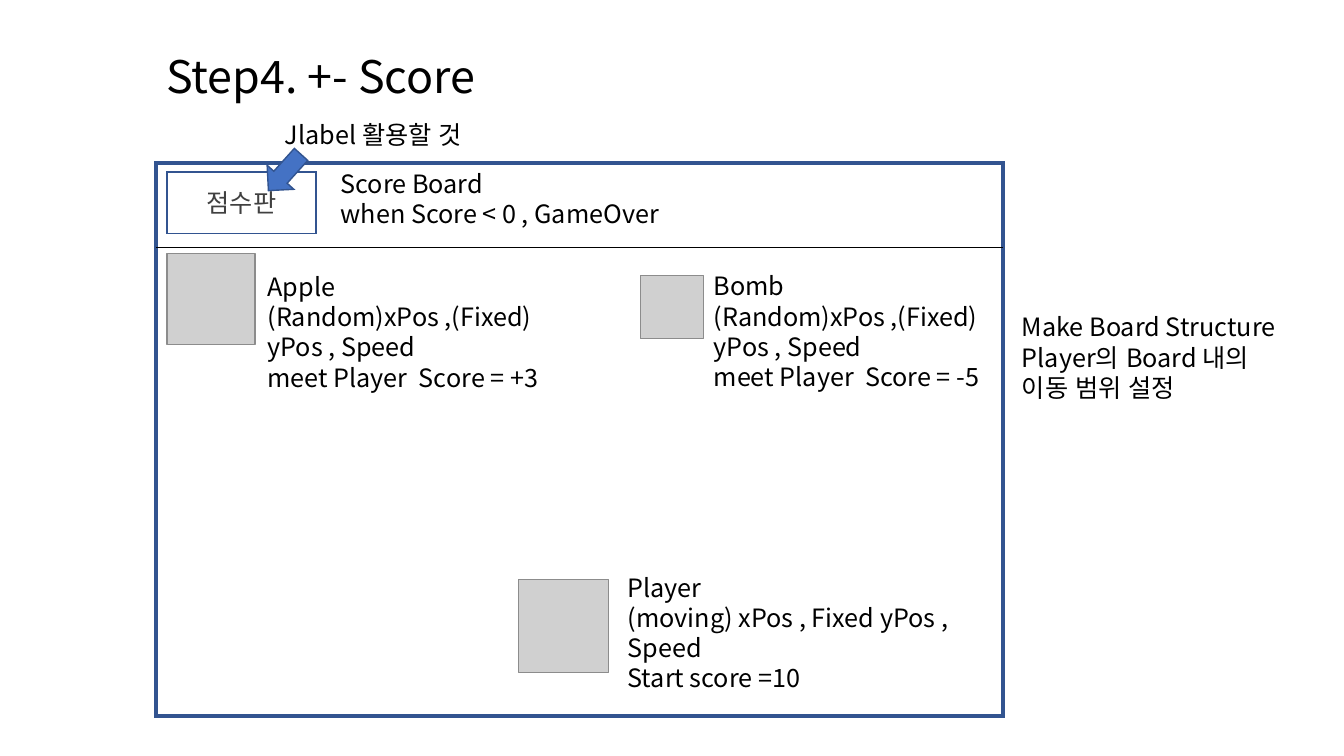
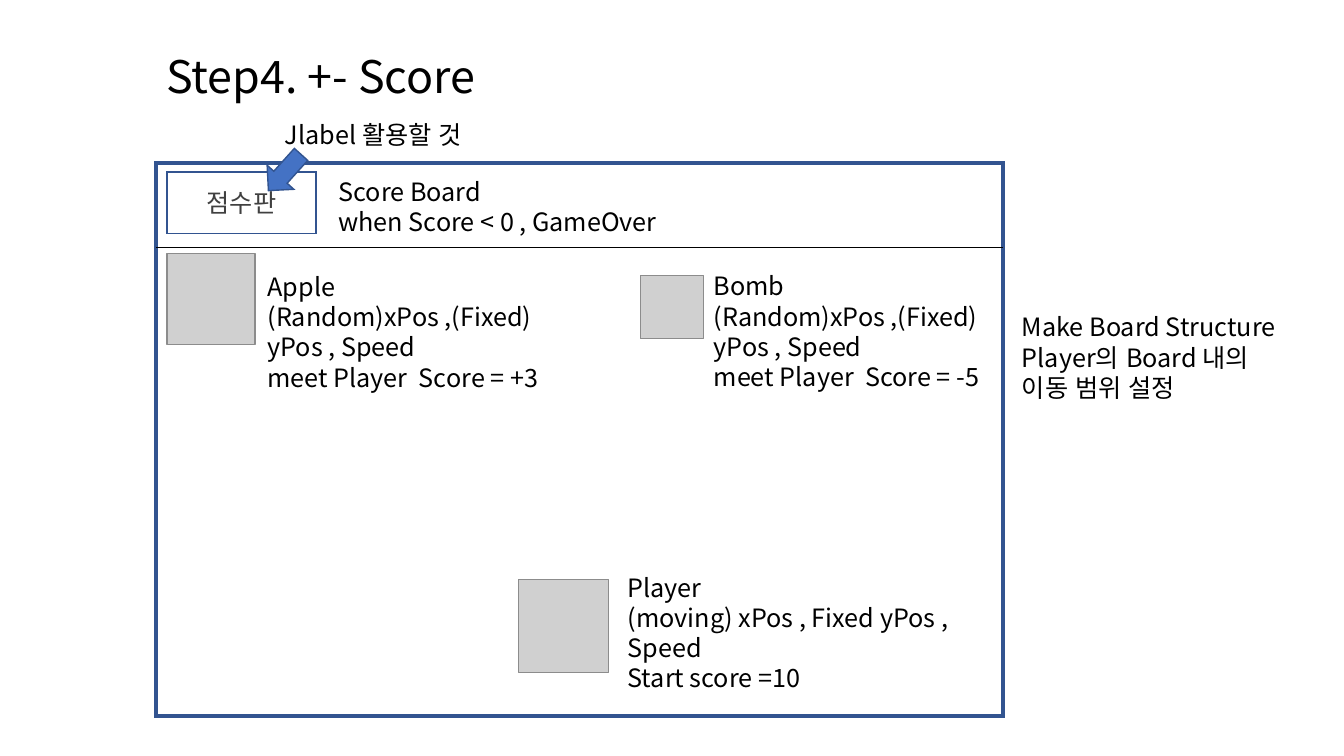
Before and after one commit to rkdntm1/DeadOrAlive, a slide deck: slide 14 of DeadOrAlive.pptx (slide 7 before the commit). Drawn at 1344x756 pixels with LibreOffice and Linux fonts; fonts in the diff are those of the drawing; grey boxes stand for pictures. Boxes give left, top, right and bottom in pixels: in the first picture for what was removed or moved away, otherwise in the second. Text is boxed around its words. In the diff, an @@ line names an element or a change of style, - is before the commit and + after.

```diff
--- a/DeadOrAlive.pptx
+++ b/DeadOrAlive.pptx
@@ text "Score Board when Score < ...": place and size @@
-text "Score Board when Score < ..." at [341, 173, 659, 224]
+text "Score Board when Score < ..." at [339, 181, 656, 232]
```
Also in this commit, not shown: 3 other slides changed, 11 slides added, 25 other files.
